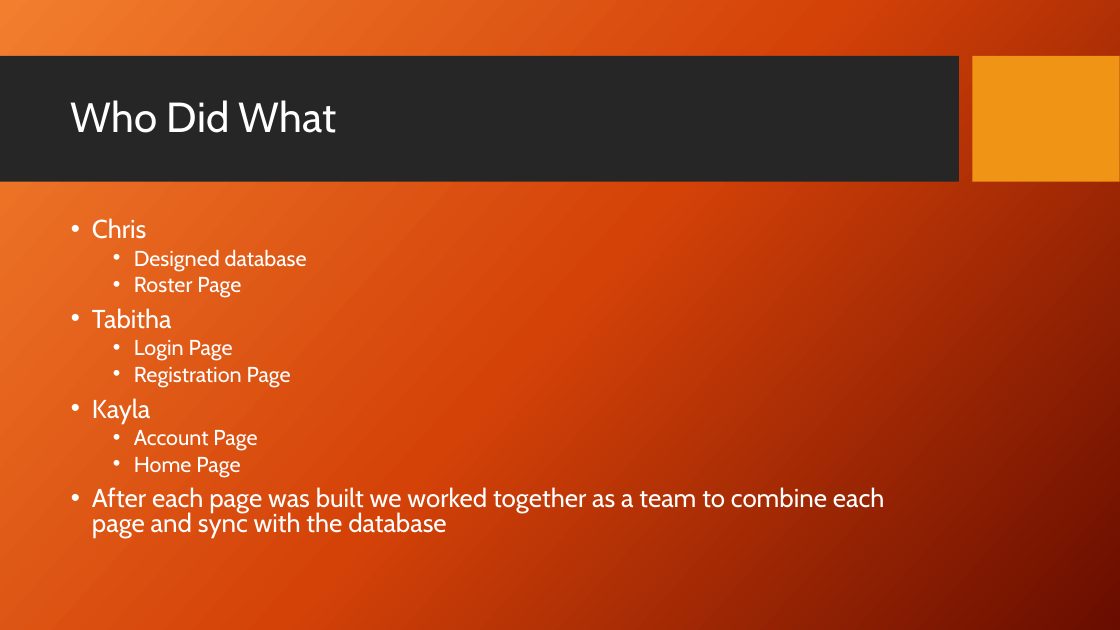
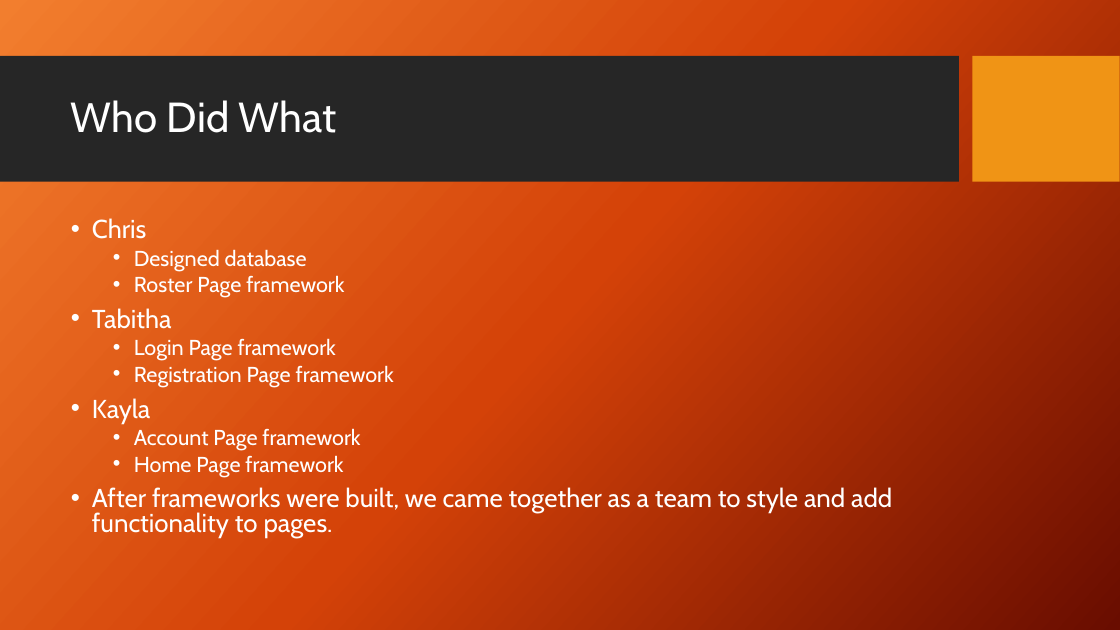
Before and after one commit to SlyKlops/Guildsite, a slide deck: slide 4 of web/Karpe Diem.pptx. Drawn at 1120x630 pixels with LibreOffice and Linux fonts; fonts in the diff are those of the drawing; background and template pictures are left out. Boxes give left, top, right and bottom in pixels: in the first picture for what was removed or moved away, otherwise in the second. Text is boxed around its words. In the diff, an @@ line names an element or a change of style, - is before the commit and + after.

Commit message:
presentation

```diff
--- a/web/Karpe Diem.pptx
+++ b/web/Karpe Diem.pptx
@@ text at [134, 275, 344, 298]: text changed @@
-  • Roster Page
+  • Roster Page framework
@@ text at [134, 338, 394, 388]: text changed @@
-  • Login Page
-  • Registration Page
+  • Login Page framework
+  • Registration Page framework
@@ text at [92, 428, 892, 538]: text changed @@
-  • Account Page
-  • Home Page
-• After each page was built we worked together as a team to combine each page and sync with the database
+  • Account Page framework
+  • Home Page framework
+• After frameworks were built, we came together as a team to style and add functionality to pages.
```
Also in this commit, not shown: 3 other slides changed.
